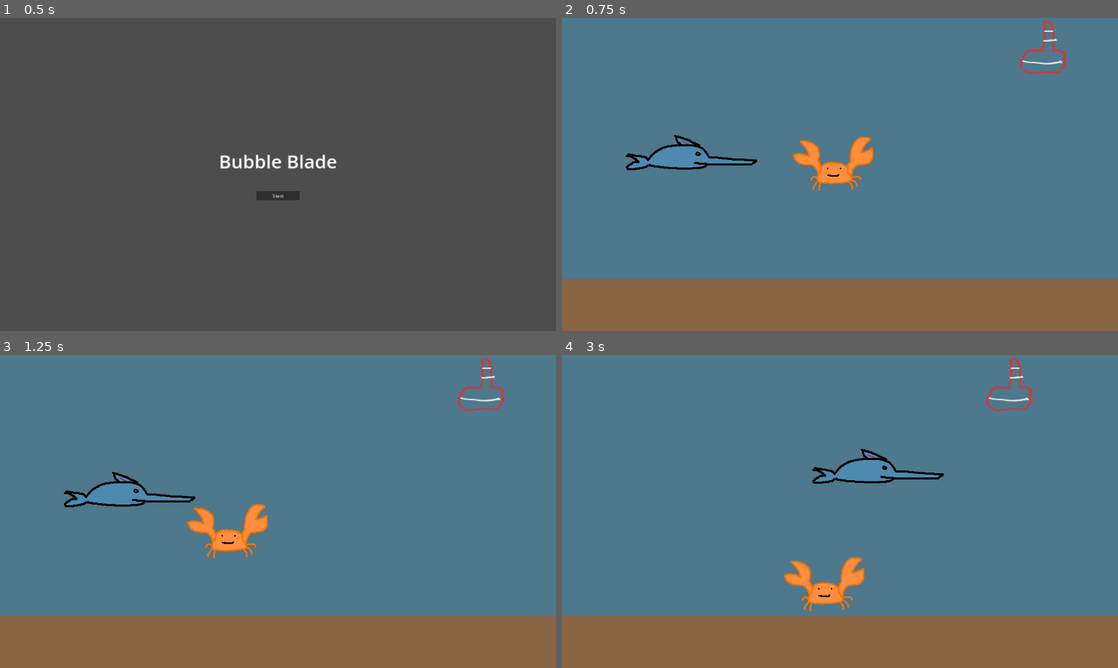
Above: before the commit, frames 1-4 (two rows, left to right).
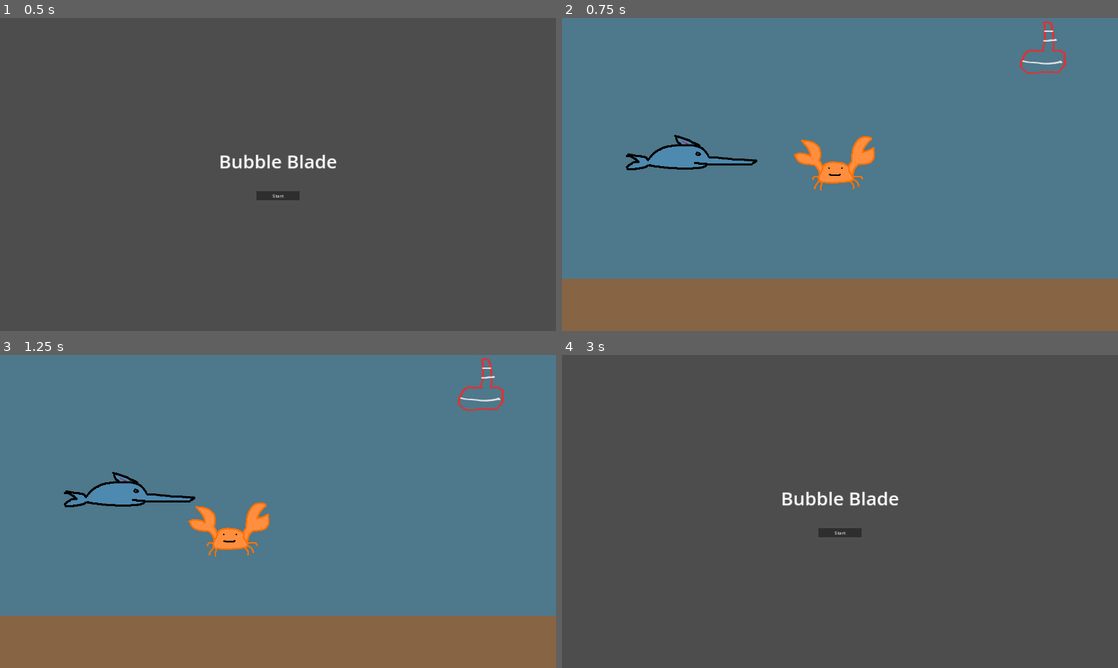
Above: after the commit, the same moments.

Repository: JohnEdChristensen/BubbleBlade
Game: Godot game, scene res://main_menu.tscn
Two runs of this game, one before a commit and one after it. Both use one fixed random seed, a clock stepped at 60 frames per second and the inputs below.
Inputs:
- Up to frame 1 (0.5 s): no input
- Up to frame 2 (0.75 s): click "Start" at 0.5 s
- Up to frame 3 (1.25 s): no input
- Up to frame 4 (3 s): hold Shift (Sprint) 1.28-2.03 s; hold D (Move Right) 1.28-2.78 s; tap W (Move Up) at 1.52, 2.27 s; tap Shift (Sprint) at 2.1 s; hold A (Move Left) from 2.78 s (still down); hold Shift (Sprint) from 2.78 s (still down)

Frame 1 is identical in both runs. In frame 2, 0.4% of the frame differs, in the area x 41-57%, y 37-56%; in frame 3, 0.6%; in frame 4, 100%, in the area x 0-100%, y 0-100%.

Commit message:
Smooth out crab movement

Diff:
--- a/enemy.gd
+++ b/enemy.gd
@@ -16,13 +16,11 @@
 func _physics_process(delta: float) -> void:
 
 	var distance = player_node.position.x- position.x
-	if abs(distance) > SPEED:
-		var direction = sign(distance)
-		velocity.x = (direction * SPEED)
-	else:
-		velocity.x = 0
-		if is_on_floor() and (position.y > player_node.position.y):
-			jump()
+
+	var direction = sign(distance)
+	velocity.x = direction * clamp(abs(distance), 0, SPEED)
+	if is_on_floor() and (position.y > player_node.position.y):
+		jump()
 
 	process_down_velocity()
 
--- a/ocean.gd
+++ b/ocean.gd
@@ -26,7 +26,7 @@
 	enemy.setup(player)
 	enemy.hit_player.connect(_on_hit_player)
 	enemy.crab_perished.connect(spawn_crab)
-	add_child(enemy)
+	call_deferred("add_child", enemy)
 
 
 func back_to_menu():
--- a/player.gd
+++ b/player.gd
@@ -6,7 +6,6 @@
 const SPRINT_FACTOR = 3
 
 @onready var attack_box_area = $AttackBoxArea
-
 
 func _physics_process(delta: float) -> void:
 	var direction = Vector2(0,0)
@@ -19,7 +18,6 @@
 	if Input.is_action_pressed("Move Down"):
 		direction += Vector2(0,1)
 
-
 	velocity = direction * SPEED
 	if Input.is_action_pressed("Sprint"):
 		velocity *= SPRINT_FACTOR
